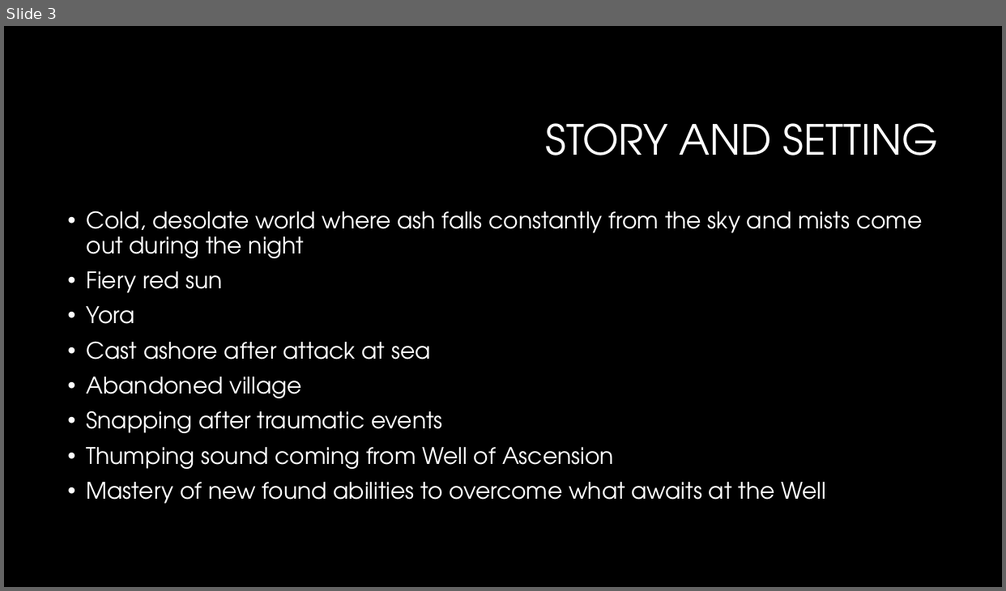
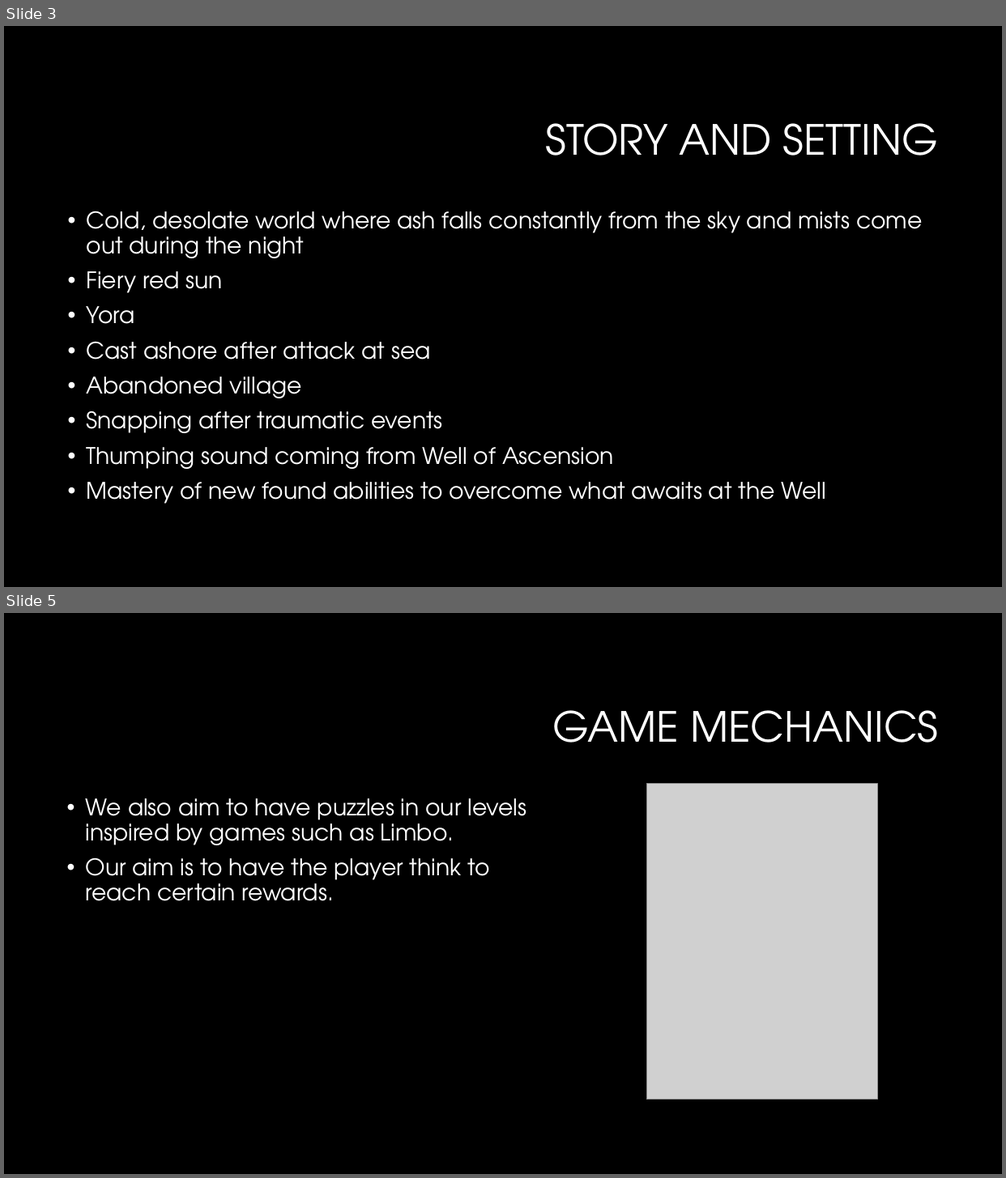
Before and after one commit to christian-plourde/COMP376-Project, a slide deck: Proposal/Proposal_Presentation.pptx. Shown one above the other, each under a label of ours: slide 3 before the commit, slides 3 and 5 after it; the slides between them are not shown. The pictures are 1006x591 and 1006x1178 pixels, drawn with LibreOffice and Linux fonts; fonts in the diff are those of the drawing; grey boxes stand for pictures; background and template pictures are left out. Boxes give left, top, right and bottom in pixels: in the first picture for what was removed or moved away, otherwise in the second. Text is boxed around its words. In the diff, an @@ line names an element or a change of style, - is before the commit and + after.

```diff
--- a/Proposal/Proposal_Presentation.pptx
+++ b/Proposal/Proposal_Presentation.pptx
@@ slide 5 added at box(4, 613, 1002, 1174), background #000000 @@
@@ title added at box(553, 710, 938, 743), 40 pt, text #FFFFFF @@
+GAME MECHANICS
@@ text added at box(86, 798, 526, 901), 22 pt, text #FFFFFF @@
+• We also aim to have puzzles in our levels inspired by games such as Limbo.
+• Our aim is to have the player think to reach certain rewards.
@@ picture added at box(646, 784, 877, 1100) @@
```
Also in this commit, not shown: 1 other slide added.
